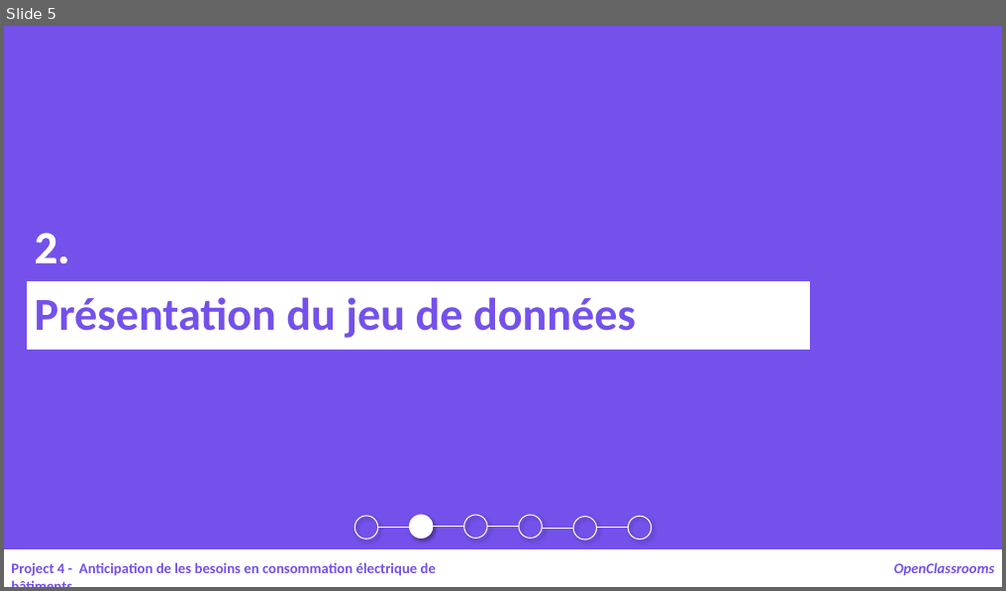
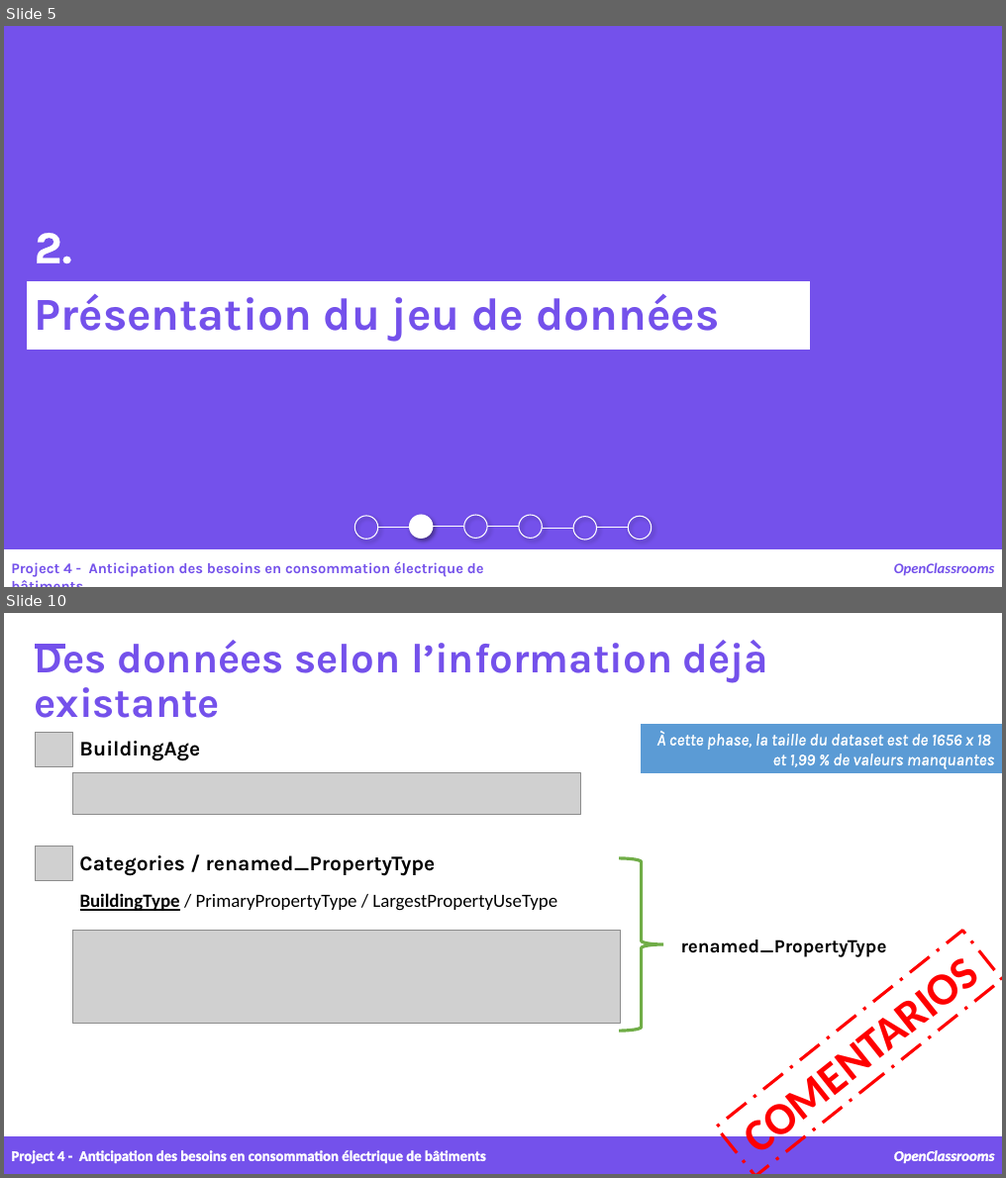
Before and after one commit to samirhinojosa/OC-P4-consumption-needs-of-buildings, a slide deck: supports/P4_presentation v1.pptx. Shown one above the other, each under a label of ours: slide 5 before the commit, slides 5 and 10 after it; the slides between them are not shown. The pictures are 1006x591 and 1006x1178 pixels, drawn with LibreOffice and Linux fonts; fonts in the diff are those of the drawing; grey boxes stand for pictures; background and template pictures are left out. Boxes give left, top, right and bottom in pixels: in the first picture for what was removed or moved away, otherwise in the second. Text is boxed around its words. In the diff, an @@ line names an element or a change of style, - is before the commit and + after.

```diff
--- a/supports/P4_presentation v1.pptx
+++ b/supports/P4_presentation v1.pptx
@@ slide 10 added at (4,613,1002,1174), background picture (left out) @@
@@ text added at (35,640,769,718), 40 pt, text #7451EB, bold @@
+Des données selon l’information déjà existante
@@ rectangle added at (35,644,64,649), fill #7451EB, outline #7451EB 1 pt @@
@@ rectangle added at (642,725,1002,773), fill #5B9BD5, outline #5B9BD5 1 pt @@
@@ text added at (657,731,994,769), 16 pt, text #FFFFFF, italic @@
+À cette phase, la taille du dataset est de 1656 x 18
+et 1,99 % de valeurs manquantes
@@ picture added at (35,732,72,767) @@
@@ text added at (79,741,200,761), 20 pt, text #000000, bold @@
+BuildingAge
@@ picture added at (72,773,580,814) @@
@@ picture added at (35,847,72,881) @@
@@ text added at (79,856,436,876), 20 pt, text #000000, bold @@
+Categories / renamed_PropertyType
@@ right brace added at (620,859,663,1031), outline #70AD47 3 pt @@
@@ text added at (80,893,557,911), 18 pt, text #000000 @@
+BuildingType / PrimaryPropertyType / LargestPropertyUseType
@@ picture added at (72,931,621,1023) @@
@@ rectangle added at (717,930,1002,1174), outline #FF0000 3 pt dashed, 44 pt, text #FF0000, bold @@
+COMENTARIOS
@@ text added at (681,940,887,958), 18 pt, text #000000, bold @@
+renamed_PropertyType
@@ rectangle added at (4,1137,1002,1174), fill #7451EB, outline #7451EB 1 pt @@
@@ text added at (11,1151,486,1164), 14 pt, text #FFFFFF, bold @@
+Project 4 - Anticipation des besoins en consommation électrique de bâtiments
@@ text added at (894,1151,995,1163), 14 pt, text #FFFFFF, bold, italic @@
+OpenClassrooms
@@ slide 5 changed as well @@
@@ text "2." at (35,233,72,264): font Calibri to Karla @@
@@ rectangle "Présentation du jeu de données" at (27,282,810,350): font Calibri to Karla @@
@@ text at (11,562,484,577): text changed; font Calibri to Karla @@
-Project 4 - Anticipation de les besoins en consommation électrique de bâtiments
+Project 4 - Anticipation des besoins en consommation électrique de bâtiments
```
Also in this commit, not shown: 6 other slides changed, 14 other slides added, 1 slide removed, 55 other files.
